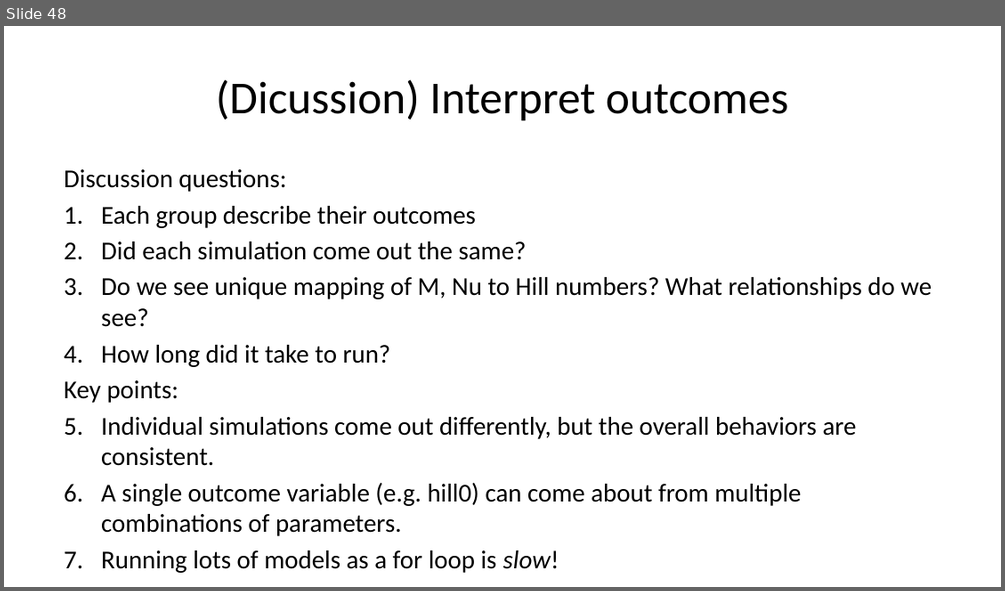
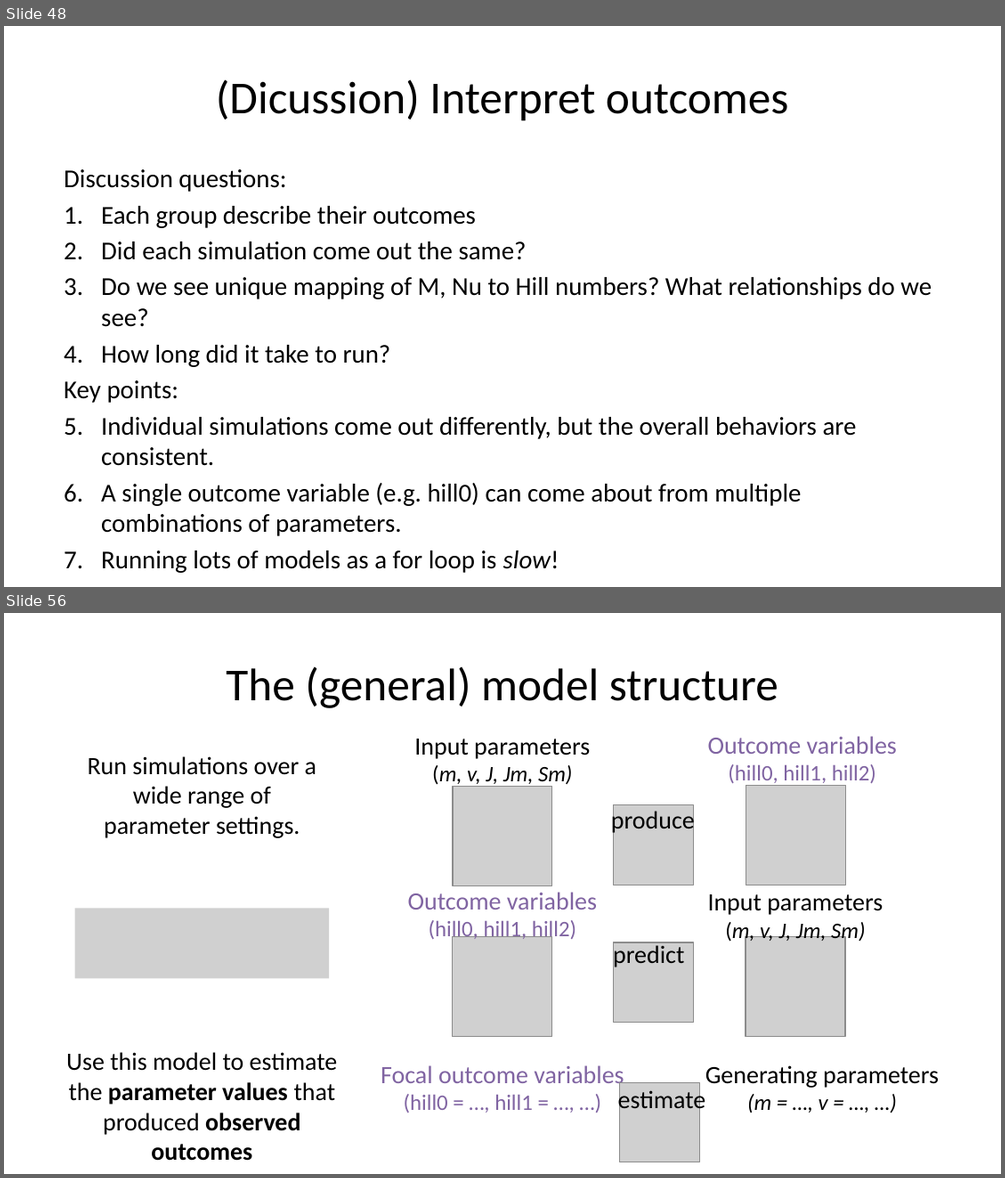
Before and after one commit to role-model/process-models-workshop, a slide deck: slides/slides_polishing.pptx. Shown one above the other, each under a label of ours: slide 48 before the commit, slides 48 and 56 after it; the slides between them are not shown. The pictures are 1005x591 and 1005x1178 pixels, drawn with LibreOffice and Linux fonts; fonts in the diff are those of the drawing; grey boxes stand for pictures. Boxes give left, top, right and bottom in pixels: in the first picture for what was removed or moved away, otherwise in the second. Text is boxed around its words. In the diff, an @@ line names an element or a change of style, - is before the commit and + after.

Commit message:
everything but code and viz screenshots for RF on neutral

```diff
--- a/slides/slides_polishing.pptx
+++ b/slides/slides_polishing.pptx
@@ slide 56 added at (4,613,1001,1174), background #FFFFFF @@
@@ title added at (226,666,778,708), 33 pt, text #000000 @@
+The (general) model structure
@@ text added at (414,738,590,787), 18 pt, text #000000 @@
+Input parameters
+(m, v, J, Jm, Sm)
@@ text added at (708,736,897,786), 16 pt, text #8064A2 @@
+Outcome variables
+(hill0, hill1, hill2)
@@ text added at (88,756,316,838), 18 pt, text #000000 @@
+Run simulations over a wide range of parameter settings.
@@ picture added at (453,787,552,886) @@
@@ picture added at (745,786,845,885) @@
@@ text added at (611,808,695,835), 18 pt, text #000000 @@
+produce
@@ picture added at (614,804,694,884) @@
@@ text added at (408,892,597,941), 16 pt, text #8064A2 @@
+Outcome variables
+(hill0, hill1, hill2)
@@ text added at (708,894,882,943), 18 pt, text #000000 @@
+Input parameters
+(m, v, J, Jm, Sm)
@@ picture added at (75,908,329,979) @@
@@ picture added at (452,937,551,1037) @@
@@ text added at (613,942,684,969), 18 pt, text #000000 @@
+predict
@@ picture added at (614,942,694,1022) @@
@@ picture added at (745,937,845,1037) @@
@@ text added at (66,1052,338,1160), 18 pt, text #000000 @@
+Use this model to estimate the parameter values that produced observed outcomes
@@ text added at (380,1065,623,1112), 18 pt, text #8064A2 @@
+Focal outcome variables
+(hill0 = …, hill1 = …, …)
@@ text added at (705,1065,938,1112), 18 pt, text #000000 @@
+Generating parameters
+(m = …, v = …, …)
@@ text added at (618,1087,706,1114), 18 pt, text #000000 @@
+estimate
@@ picture added at (619,1083,699,1162) @@
```
Also in this commit, not shown: 1 slide changed, 17 other slides added, 5 slides removed.
